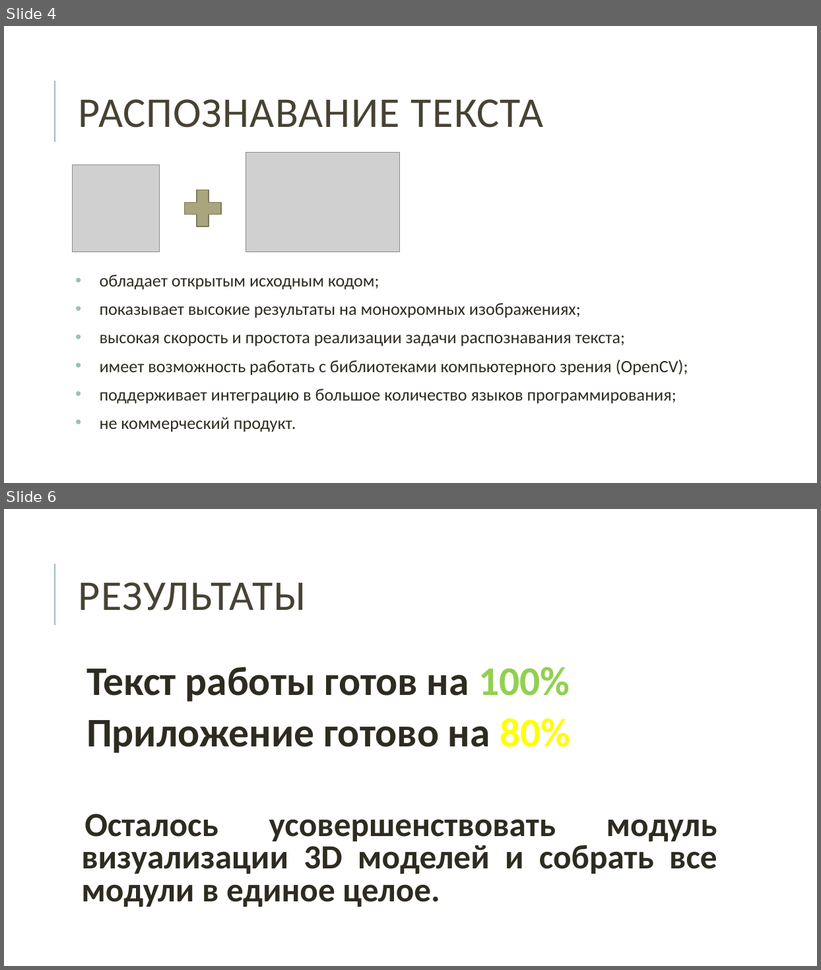
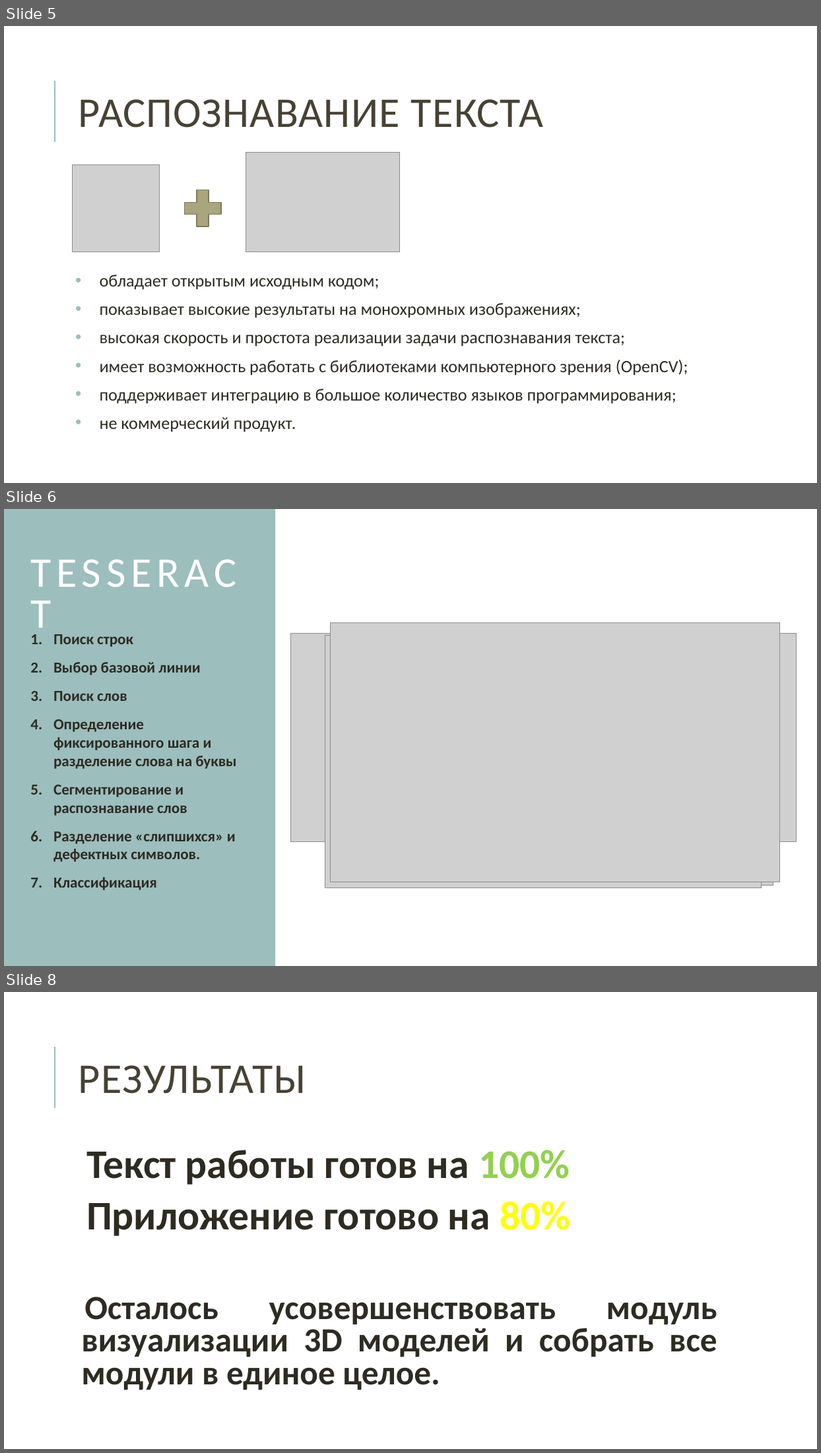
Before and after one commit to kompot-Vjacovich/Diplom, a slide deck: Презентация.pptx. Shown one above the other, each under a label of ours: slides 4 and 6 before the commit, slides 5, 6 and 8 after it; the slides between them are not shown. The pictures are 821x970 and 821x1453 pixels, drawn with LibreOffice and Linux fonts; fonts in the diff are those of the drawing; grey boxes stand for pictures. Boxes give left, top, right and bottom in pixels: in the first picture for what was removed or moved away, otherwise in the second. Text is boxed around its words. In the diff, an @@ line names an element or a change of style, - is before the commit and + after.

```diff
--- a/Презентация.pptx
+++ b/Презентация.pptx
@@ slide 6 added at <box>4,509,817,966</box>, background #FFFFFF @@
@@ rectangle added at <box>4,509,275,966</box>, fill #9CBEBD @@
@@ title added at <box>24,552,253,601</box>, 50 pt, text #FFFFFF @@
+TESSERACT
@@ picture added at <box>330,623,780,883</box> @@
@@ text added at <box>54,634,236,890</box>, 18 pt, text #2E2B21, bold @@
+1. Поиск строк
+2. Выбор базовой линии
+3. Поиск слов
+4. Определение фиксированного шага и разделение слова на буквы
+5. Сегментирование и распознавание слов
+6. Разделение «слипшихся» и дефектных символов.
+7. Классификация
@@ picture added at <box>290,634,797,842</box> @@
@@ picture added at <box>325,636,762,889</box> @@
@@ picture added at <box>337,634,774,886</box> @@
@@ picture added at <box>420,633,699,885</box> @@
@@ picture added at <box>472,632,592,884</box> @@
@@ what was slide 4 is now slide 5 @@
@@ what was slide 6 is now slide 8 @@
```
Also in this commit, not shown: 1 slide changed, 1 other slide added, 48 other files.
